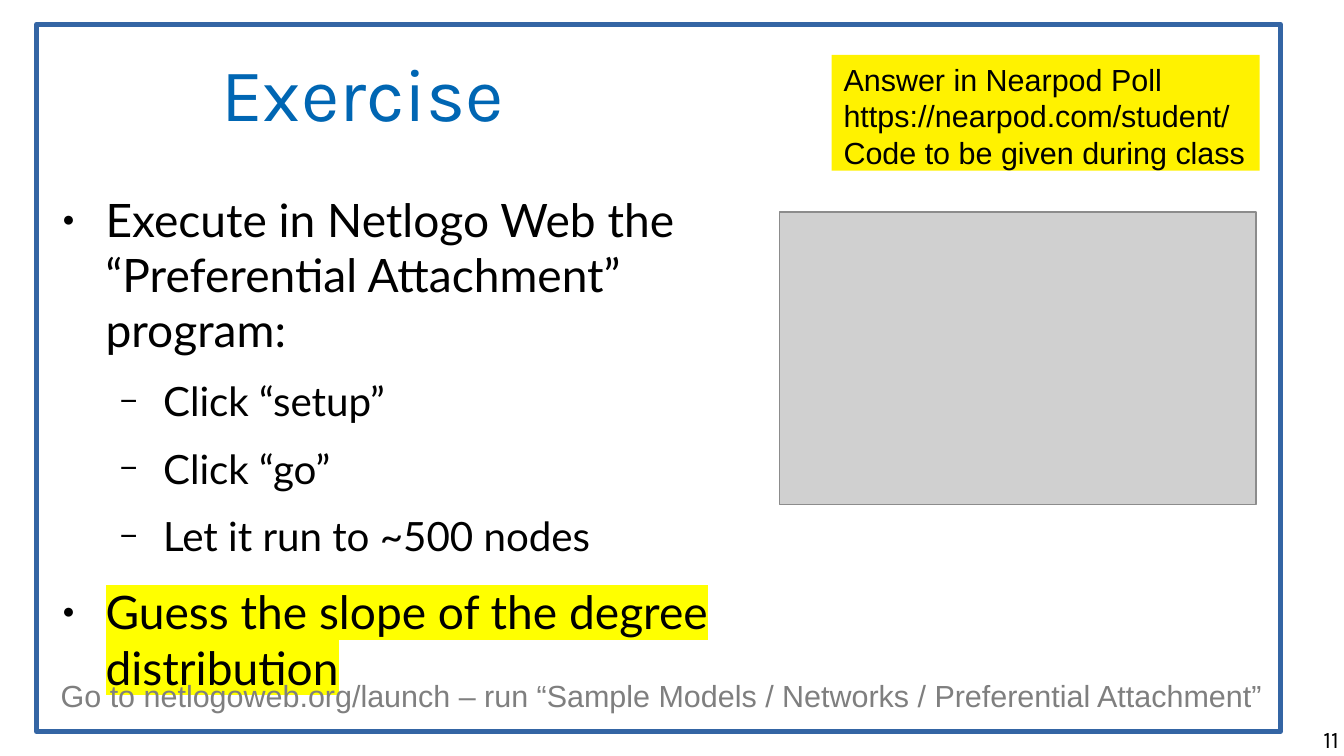
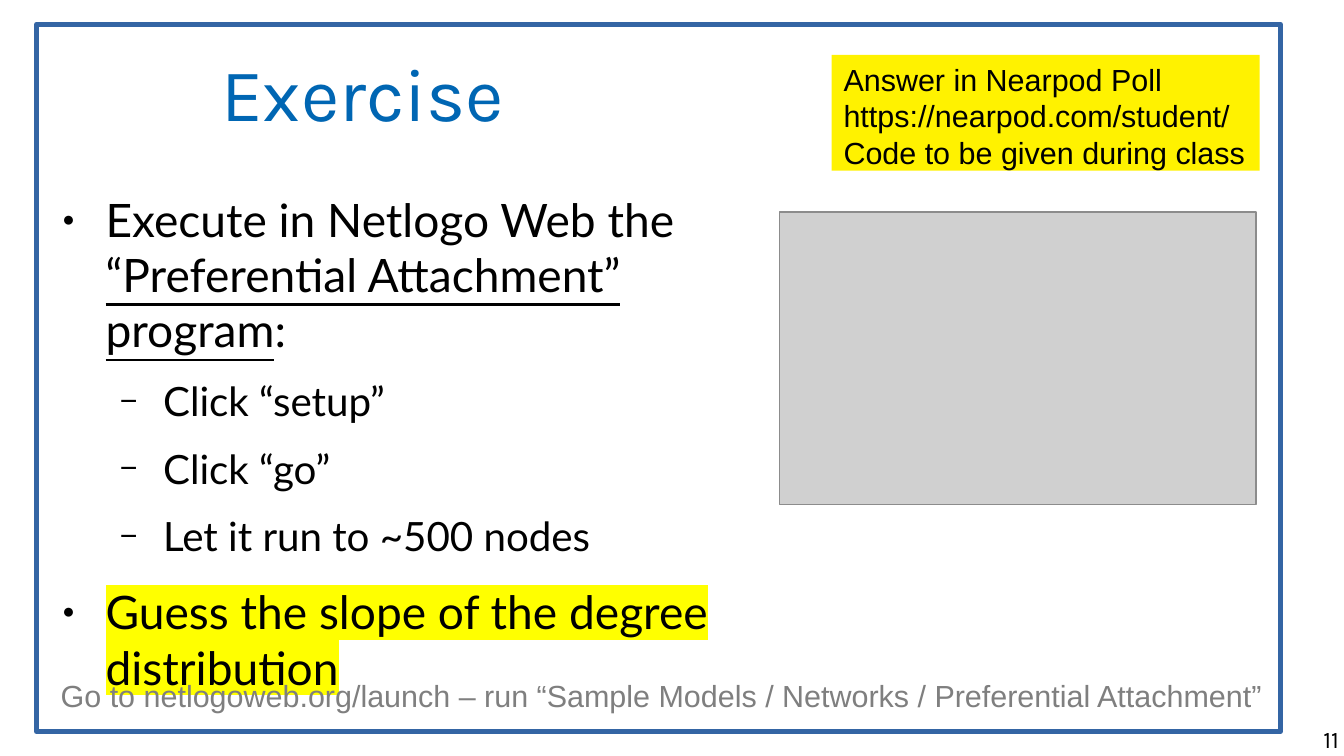
Before and after one commit to chatox/networks-science-course, a slide deck: slide 11 of theory/odp/tt16-preferential_attachment.odp. Drawn at 1344x756 pixels with LibreOffice and Linux fonts; fonts in the diff are those of the drawing; grey boxes stand for pictures. Boxes give left, top, right and bottom in pixels: in the first picture for what was removed or moved away, otherwise in the second. Text is boxed around its words. In the diff, an @@ line names an element or a change of style, - is before the commit and + after.

```diff
--- a/theory/odp/tt16-preferential_attachment.odp
+++ b/theory/odp/tt16-preferential_attachment.odp
@@ text at <box>106,203,675,356</box>: underline on in "“Preferential Attachment” program:" @@
```
Also in this commit, not shown: 1 other slide changed, 7 other files.
